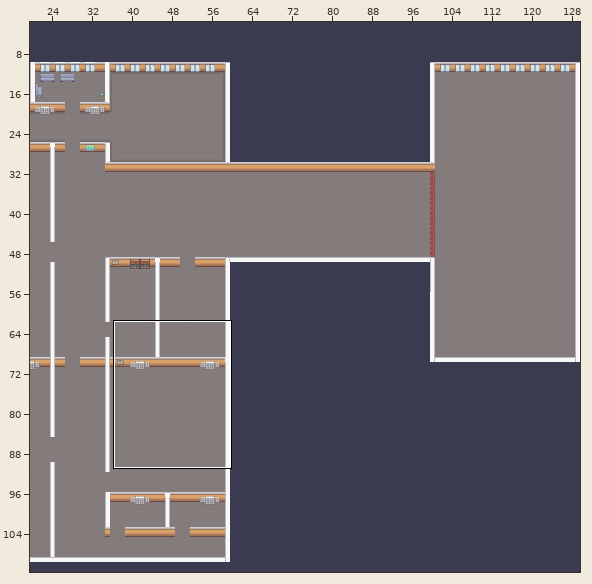
An edit to a level. Tiled map (JSON), public/assets/map/world.json. The picture above shows the old version from afar; the outline marks the close-up.
Close-up. Earlier state:
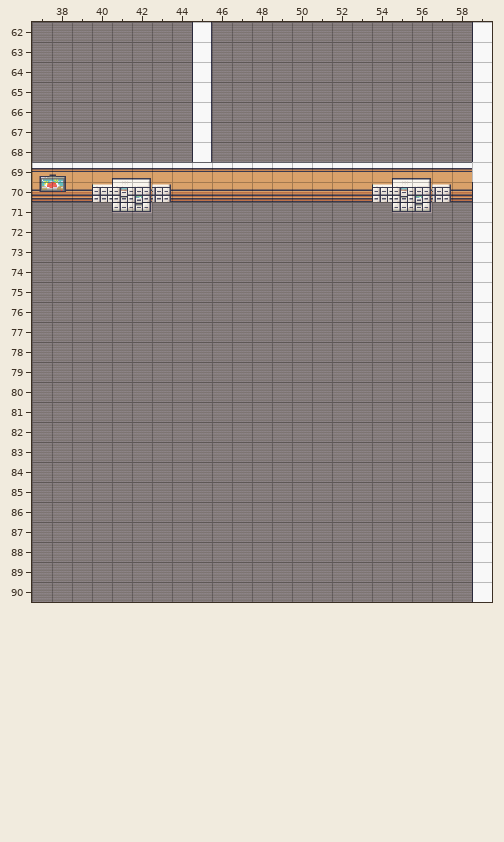
Cells are 32x32 px. Shown: x 37..59, y 62..90. The commit also changed other parts of the map, which this record leaves out.
The same view after the edit:
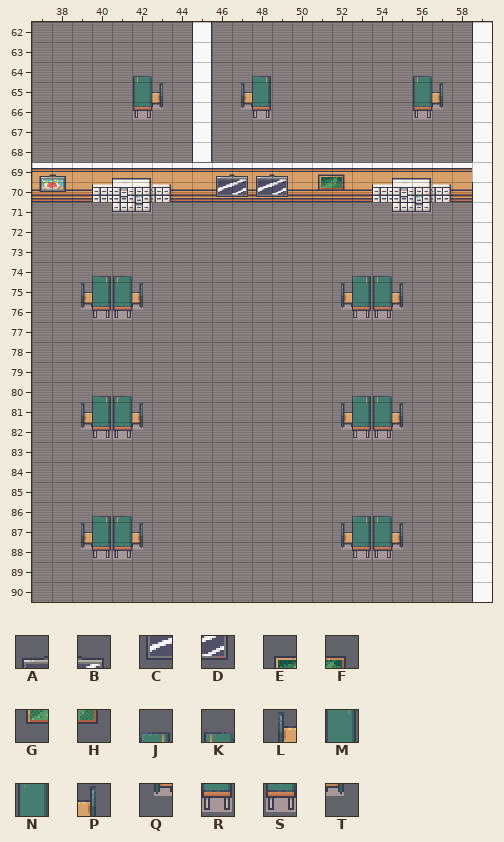
Key: from "Interiors_free_32x32": A 224, B 225, C 240, D 241, E 346, F 347, G 362, H 363, J 568, K 571, L 583, M 584, N 587, P 588, Q 599, R 600, S 603, T 604.
_ is an empty cell, . an unchanged one.
From old to new:
--- layer "decorations"
@@ x 42..57 @@
-64 _....._......._.
-65 __...__.......__
-66 __...__.......__
+64 K.....J.......K.
+65 NP...LM.......NP
+66 ST...QR.......ST
@@ x 46..52 @@
-69 ____.__
-70 ____.__
+69 ABAB.EF
+70 CDCD.GH
@@ x 39..55 @@
-74 .__...........__.
-75 ____.........____
-76 ____.........____
+74 .JK...........JK.
+75 LMNP.........LMNP
+76 QRST.........QRST
@@ x 39..55 @@
-80 .__...........__.
-81 ____.........____
-82 ____.........____
+80 .JK...........JK.
+81 LMNP.........LMNP
+82 QRST.........QRST
@@ x 39..55 @@
-86 .__...........__.
-87 ____.........____
-88 ____.........____
+86 .JK...........JK.
+87 LMNP.........LMNP
+88 QRST.........QRST
